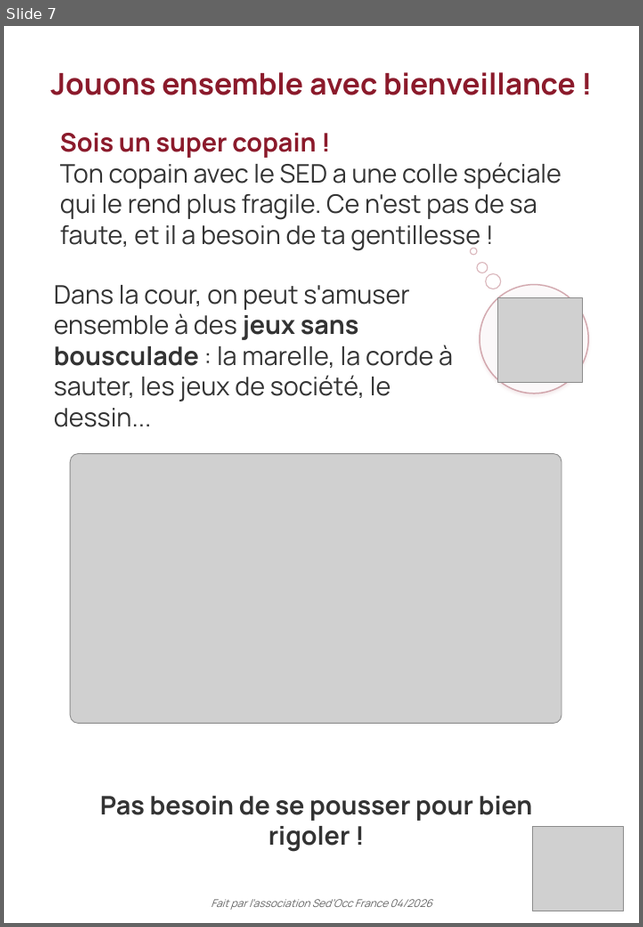
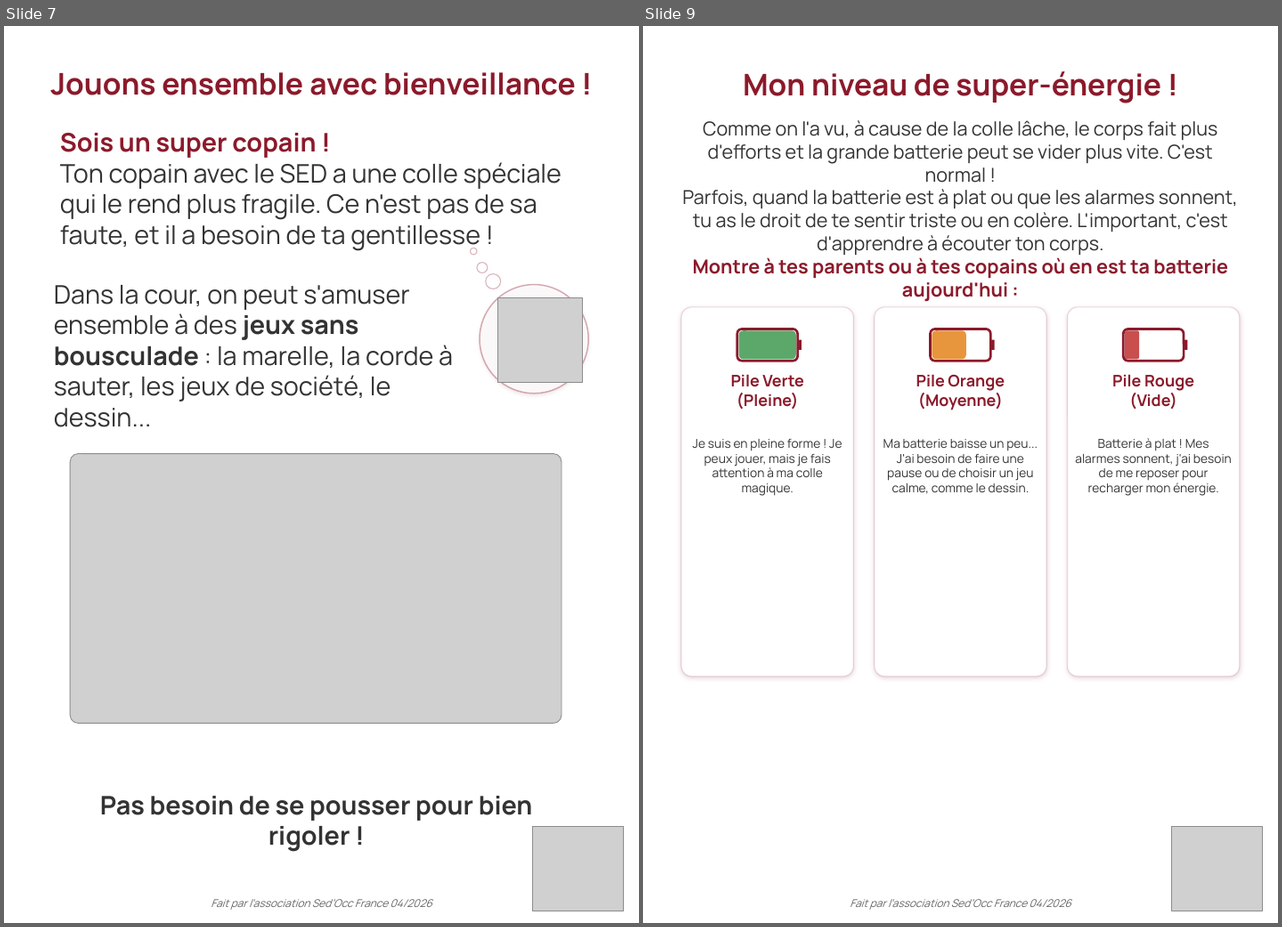
Before and after one commit to Therese-Borin-Pepe/sedocc-site, a slide deck: documents/Livret-SED-enfant-SedOcc.pptx. Shown side by side, each under a label of ours: slide 7 before the commit, slides 7 and 9 after it; the slides between them are not shown. The pictures are 643x927 and 1282x927 pixels, drawn with LibreOffice and Linux fonts; fonts in the diff are those of the drawing; grey boxes stand for pictures; background and template pictures are left out. Boxes give left, top, right and bottom in pixels: in the first picture for what was removed or moved away, otherwise in the second. Text is boxed around its words. In the diff, an @@ line names an element or a change of style, - is before the commit and + after.

```diff
--- a/documents/Livret-SED-enfant-SedOcc.pptx
+++ b/documents/Livret-SED-enfant-SedOcc.pptx
@@ slide 9 added at [643,26,1278,923], background picture (left out) @@
@@ text added at [743,71,1161,103], 28 pt, text #8B1A2B, bold @@
+Mon niveau de super-énergie !
@@ text added at [682,120,1238,301], 18 pt, text #333333 @@
+Comme on l'a vu, à cause de la colle lâche, le corps fait plus d'efforts et la grande batterie peut se vider plus vite. C'est normal !
+Parfois, quand la batterie est à plat ou que les alarmes sonnent, tu as le droit de te sentir triste ou en colère. L'important, c'est d'apprendre à écouter ton corps.
+Montre à tes parents ou à tes copains où en est ta batterie aujourd'hui :
@@ rounded rectangle added at [681,307,853,676], fill #FFFFFF, outline #8B1A2B 1 pt @@
@@ rounded rectangle added at [874,307,1046,676], fill #FFFFFF, outline #8B1A2B 1 pt @@
@@ rounded rectangle added at [1068,307,1239,676], fill #FFFFFF, outline #8B1A2B 1 pt @@
@@ rounded rectangle added at [737,329,798,362], outline #8B1A2B 2.25 pt @@
@@ rounded rectangle added at [739,330,796,359], fill #5CA86B @@
@@ rectangle added at [797,340,801,350], fill #8B1A2B @@
@@ rounded rectangle added at [930,329,991,362], outline #8B1A2B 2.25 pt @@
@@ rounded rectangle added at [931,330,966,359], fill #E8963D @@
@@ rectangle added at [991,340,995,350], fill #8B1A2B @@
@@ rounded rectangle added at [1124,329,1184,362], outline #8B1A2B 2.25 pt @@
@@ rounded rectangle added at [1124,330,1140,359], fill #C94F4F @@
@@ rectangle added at [1183,340,1187,350], fill #8B1A2B @@
@@ text added at [731,374,803,409], 15 pt, text #8B1A2B, bold @@
+Pile Verte
+(Pleine)
@@ text added at [916,374,1004,410], 15 pt, text #8B1A2B, bold @@
+Pile Orange
+(Moyenne)
@@ text added at [1112,374,1194,409], 15 pt, text #8B1A2B, bold @@
+Pile Rouge
+(Vide)
@@ text added at [693,439,841,496], 11.5 pt, text #333333 @@
+Je suis en pleine forme ! Je peux jouer, mais je fais attention à ma colle magique.
@@ text added at [883,439,1037,494], 11.5 pt, text #333333 @@
+Ma batterie baisse un peu... J'ai besoin de faire une pause ou de choisir un jeu calme, comme le dessin.
@@ text added at [1075,438,1231,496], 11.5 pt, text #333333 @@
+Batterie à plat ! Mes alarmes sonnent, j'ai besoin de me reposer pour recharger mon énergie.
@@ picture added at [1172,826,1262,911] @@
@@ text added at [849,899,1070,910], 10 pt, text #666666, italic @@
+Fait par l’association Sed’Occ France 04/2026
```
Also in this commit, not shown: 1 slide changed, 4 other slides added, 1 other file.
